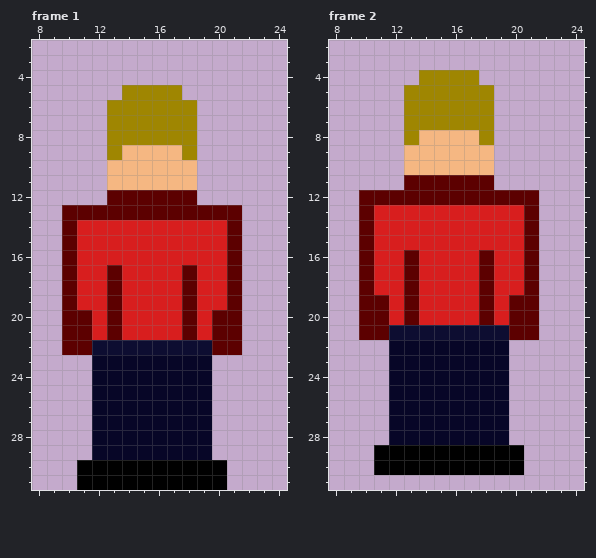
Animated GIF sprite -- src/main/resources/static/media/gifs/enemy-move-up.gif. That is the earlier state.
The file is 32x32 pixels, 4 frames. Shown: frame 1: x 8..24, y 2..31; frame 2: x 8..24, y 2..31. The commit also changed other frames, which this record leaves out.
After the commit:
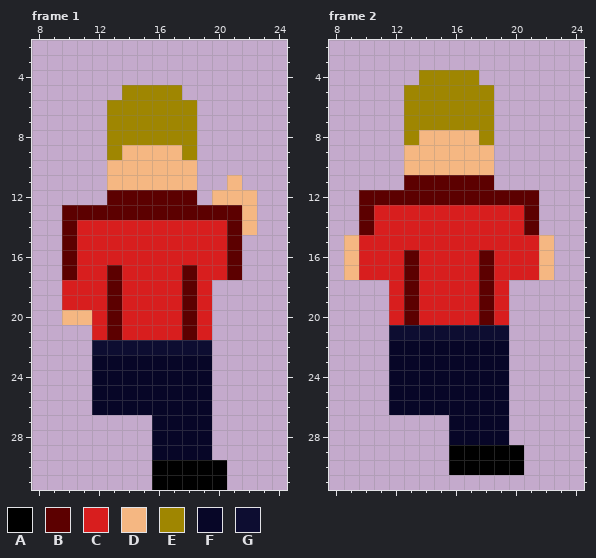
Palette (. is transparent): A #000000  B #5c0000  C #d81e1e  D #f5b782  E #9f8601  F #070627  G #0d0d31
Diff:
{"where": "frame 1"}
{"frame":1,"y":11,"x":21,"old":".","new":"D"}
{"frame":1,"y":12,"x":20,"old":"...","new":"DDD"}
{"frame":1,"y":13,"x":22,"old":".","new":"D"}
{"frame":1,"y":14,"x":22,"old":".","new":"D"}
{"frame":1,"y":18,"x":10,"old":"B","new":"C"}
{"frame":1,"y":18,"x":20,"old":"CB","new":".."}
{"frame":1,"y":19,"x":10,"old":"B","new":"C"}
{"frame":1,"y":19,"x":20,"old":"CB","new":".."}
{"frame":1,"y":20,"x":10,"old":"BB","new":"DD"}
{"frame":1,"y":20,"x":20,"old":"BB","new":".."}
{"frame":1,"y":21,"x":10,"old":"BB","new":".."}
{"frame":1,"y":21,"x":20,"old":"BB","new":".."}
{"frame":1,"y":22,"x":10,"old":"BB","new":".."}
{"frame":1,"y":22,"x":20,"old":"BB","new":".."}
{"frame":1,"y":27,"x":12,"old":"FFFF","new":"...."}
{"frame":1,"y":28,"x":12,"old":"FFFF","new":"...."}
{"frame":1,"y":29,"x":12,"old":"FFFF","new":"...."}
{"frame":1,"y":30,"x":11,"old":"AAAAA","new":"....."}
{"frame":1,"y":31,"x":11,"old":"AAAAA","new":"....."}
{"where": "frame 2"}
{"frame":2,"y":15,"x":9,"old":".B","new":"DC"}
{"frame":2,"y":15,"x":21,"old":"B.","new":"CD"}
{"frame":2,"y":16,"x":9,"old":".B","new":"DC"}
{"frame":2,"y":16,"x":21,"old":"B.","new":"CD"}
{"frame":2,"y":17,"x":9,"old":".B","new":"DC"}
{"frame":2,"y":17,"x":21,"old":"B.","new":"CD"}
{"frame":2,"y":18,"x":10,"old":"BC","new":".."}
{"frame":2,"y":18,"x":20,"old":"CB","new":".."}
{"frame":2,"y":19,"x":10,"old":"BB","new":".."}
{"frame":2,"y":19,"x":20,"old":"BB","new":".."}
{"frame":2,"y":20,"x":10,"old":"BB","new":".."}
{"frame":2,"y":20,"x":20,"old":"BB","new":".."}
{"frame":2,"y":21,"x":10,"old":"BB","new":".."}
{"frame":2,"y":21,"x":20,"old":"BB","new":".."}
{"frame":2,"y":27,"x":12,"old":"FFFF","new":"...."}
{"frame":2,"y":28,"x":12,"old":"FFFF","new":"...."}
{"frame":2,"y":29,"x":11,"old":"AAAAA","new":"....."}
{"frame":2,"y":30,"x":11,"old":"AAAAA","new":"....."}
{"label":"changed","picture_box":[212,175,257,355]}
{"label":"changed","picture_box":[62,280,92,355]}
{"label":"erased","picture_box":[77,415,152,490]}
{"label":"changed","picture_box":[344,235,389,340]}
{"label":"changed","picture_box":[509,235,554,340]}
{"label":"erased","picture_box":[374,415,449,475]}
